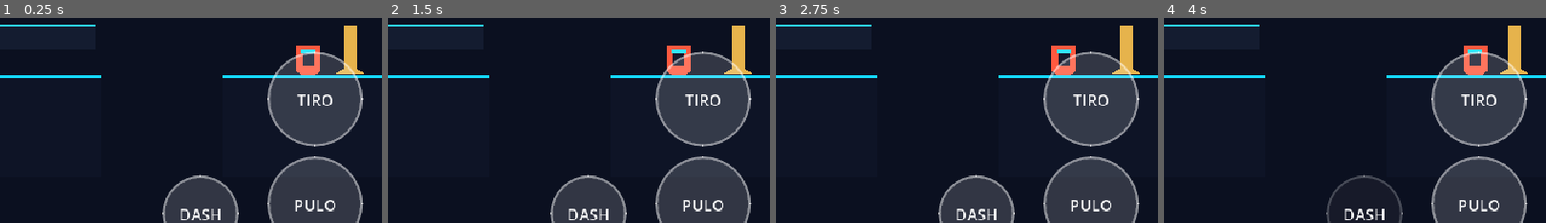
Above: before the commit, frames 1-4 (left to right).
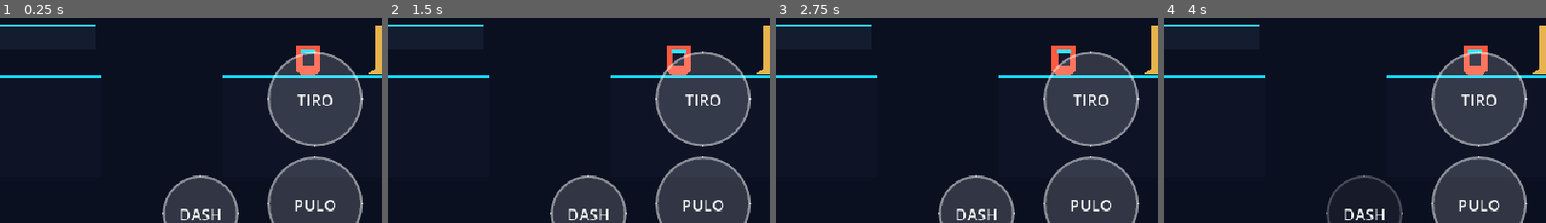
Above: after the commit, the same moments.

Repository: jyanzy19-yml/new-bolt-aventura
Game: Godot game, scene res://scenes/campaign/cybercore_w1_l1.tscn
The game is run twice, just before and just after one commit, with the same random seed, the same clock (stepped at 60 frames per second) and the same inputs. This scene is started directly instead of the project's main scene.
Inputs (mouse positions are % of the whole screen's width and height, from its top left):
- Up to frame 1 (0.25 s): no input
- Up to frame 2 (1.5 s): move the mouse to (72, 45) at 0.52 s; hold D (move_right) 0.53-1.25 s; tap J (attack) at 0.6 s; click (72, 45) at 0.67 s; tap Space (jump) at 0.77 s; drag from (30, 56) to (90, 52) at 1.27 s
- Up to frame 3 (2.75 s): move the mouse to (60, 28) at 2.02 s; hold A (move_left) from 2.03 s (still down); tap E (interact) at 2.1 s
- Up to frame 4 (4 s): release A (move_left) at 2.75 s; drag from (45, 72) to (96, 49) at 2.77 s; move the mouse to (80, 66) at 3.52 s; hold D (move_right) from 3.53 s (still down); tap Shift (dash) at 3.6 s; tap Space (jump) at 3.77 s
The pictures show only the part of the screen within x 50-100%, y 41-91%; the shares and areas given below are measured in that part.

The runs differ from the first frame. In frame 1, 1.3% of the frame differs, in the area x 88-100%, y 3-28%; in frame 2, 1.3%; in frame 3, 1.3%; in frame 4, 1.3%.

Commit message:
fix(w1-l1): move checkpoint clear of patrol contact range

Diff:
--- a/scenes/campaign/cybercore_w1_l1.tscn
+++ b/scenes/campaign/cybercore_w1_l1.tscn
@@ -68,7 +68,7 @@
 
 [node name="Checkpoint" parent="." instance=ExtResource("5_checkpoint")]
 unique_name_in_owner = true
-position = Vector2(920, -32)
+position = Vector2(960, -32)
 checkpoint_id = &"cybercore_w1_l1_checkpoint"
 
 [node name="KillZone" type="Area2D" parent="."]
